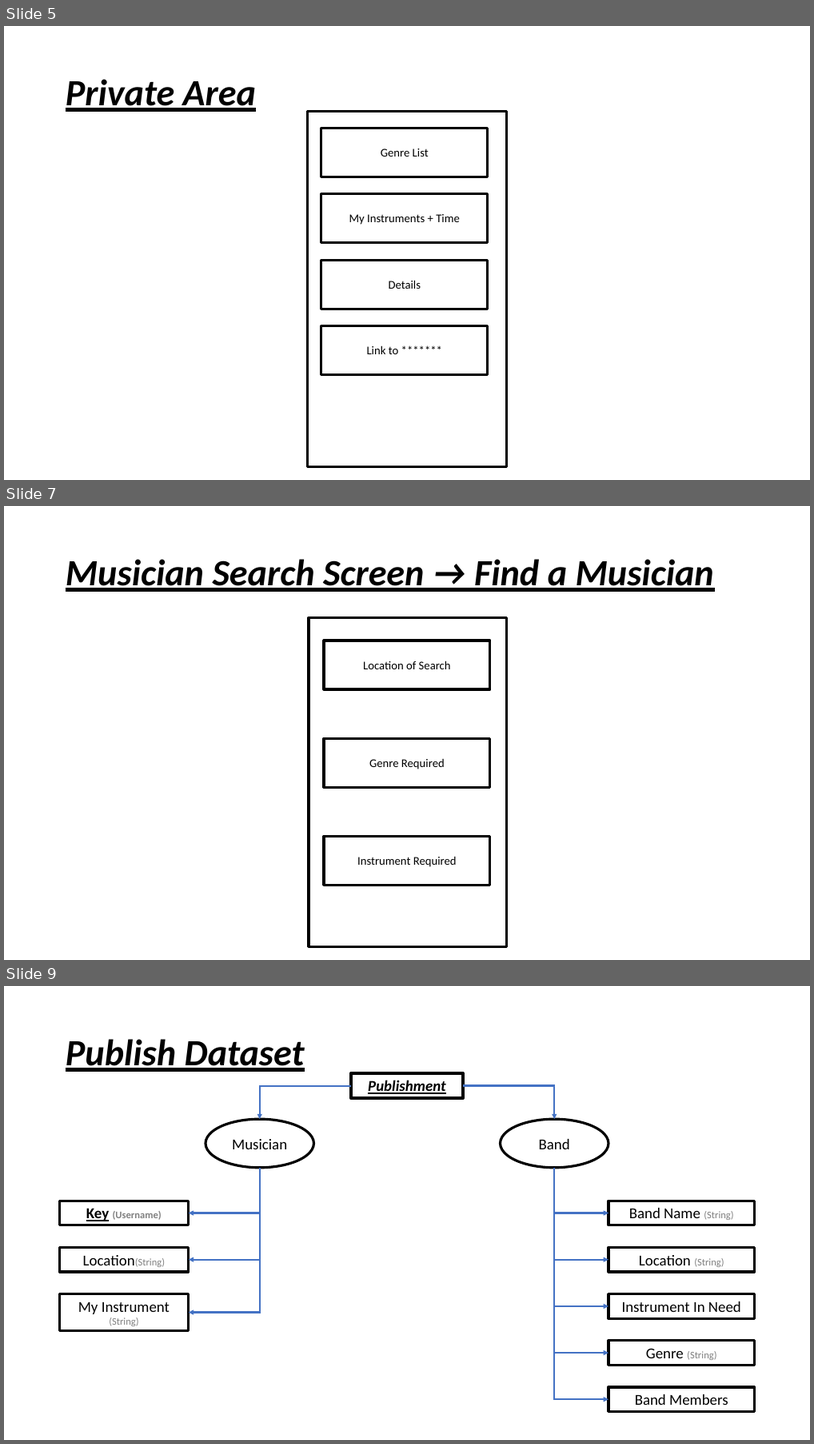
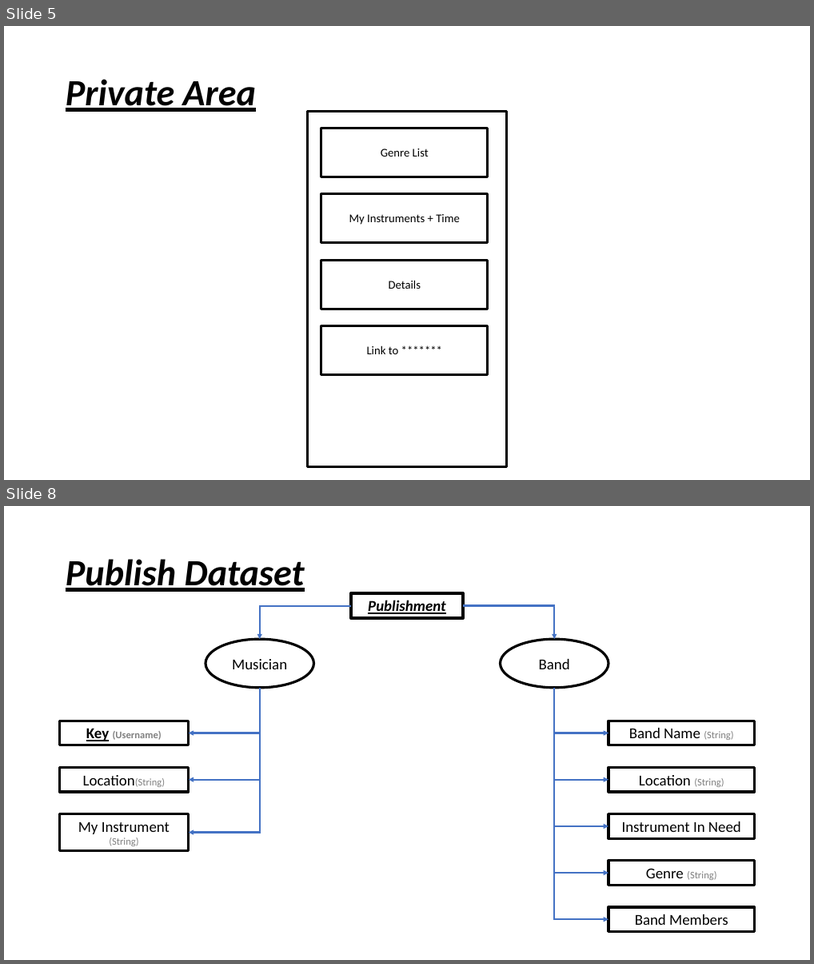
Before and after one commit to LidorPrototype/MusicianFinder, a slide deck: Musician Finder Specification Document.pptx. Shown one above the other, each under a label of ours: slides 5, 7 and 9 before the commit, slides 5 and 8 after it; the slides between them are not shown. The pictures are 814x1444 and 814x964 pixels, drawn with LibreOffice and Linux fonts; fonts in the diff are those of the drawing. Boxes give left, top, right and bottom in pixels: in the first picture for what was removed or moved away, otherwise in the second. Text is boxed around its words. In the diff, an @@ line names an element or a change of style, - is before the commit and + after.

```diff
--- a/Musician Finder Specification Document.pptx
+++ b/Musician Finder Specification Document.pptx
@@ slide 7 removed at [4,506,810,960], background #FFFFFF @@
@@ title removed at [66,559,714,592] @@
-Musician Search Screen → Find a Musician
@@ rectangle removed at [309,618,506,947] @@
@@ rectangle removed at [324,640,490,689] @@
-Location of Search
@@ rectangle removed at [324,738,490,788] @@
-Genre Required
@@ rectangle removed at [324,836,490,884] @@
-Instrument Required
@@ what was slide 9 is now slide 8 @@
```
Also in this commit, not shown: 2 slides changed, 11 other files.
